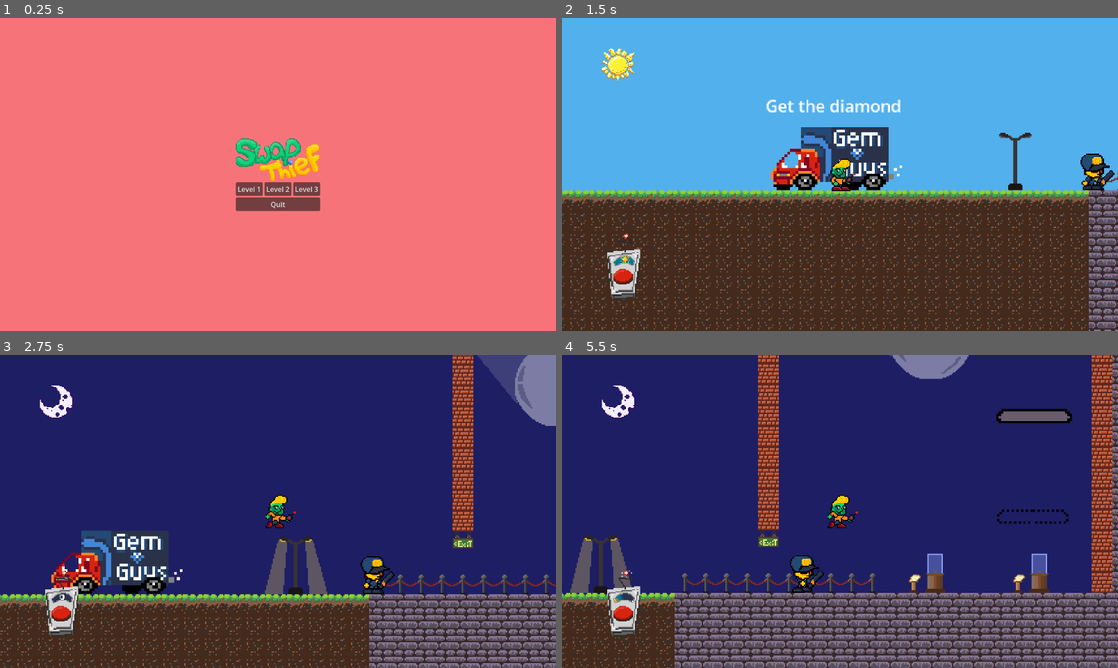
Above: before the commit, frames 1-4 (two rows, left to right).
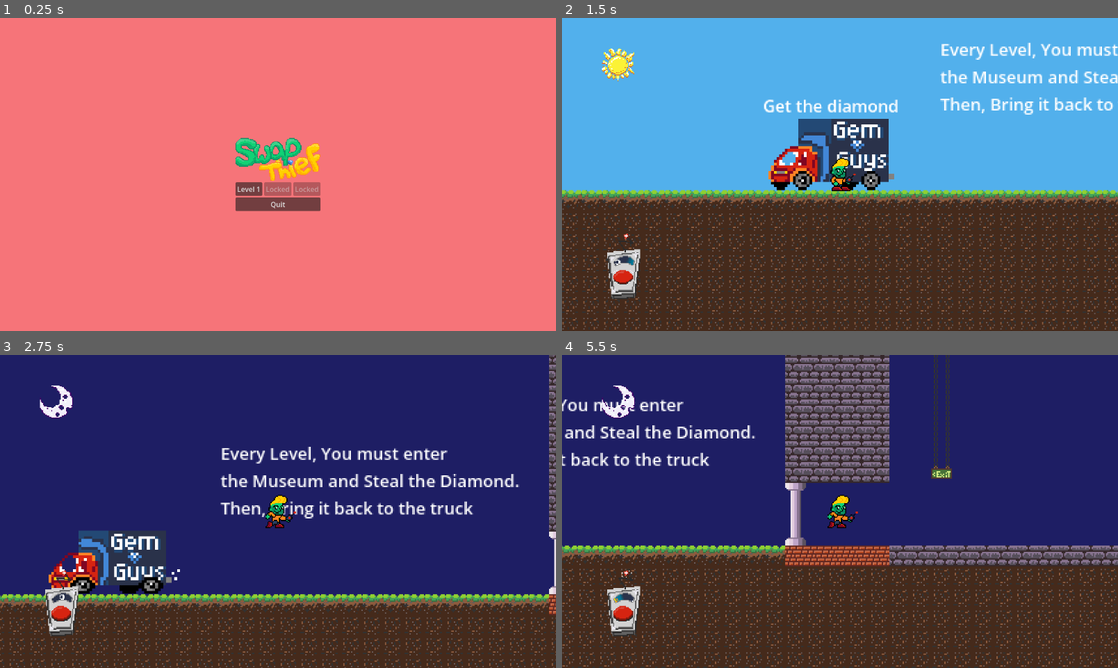
Above: after the commit, the same moments.

Repository: noble-squared/Colorado-Game-Jam
Game: Godot game, scene res://Scenes/main_menu.tscn
The game is run twice, just before and just after one commit, with the same random seed, the same clock (stepped at 60 frames per second) and the same inputs.
Inputs (mouse positions are in pixels of both pictures, inside the frame that each line leads up to):
- Up to frame 1 (0.25 s): no input
- Up to frame 2 (1.5 s): click (840, 190) at 0.5 s, where only the run before the commit has a clickable "Level 2"; click (812, 190) at 1.25 s, where only the run after the commit has a clickable "Level 1"
- Up to frame 3 (2.75 s): hold D (Right) from 2.03 s (still down); tap Space (SwapTime) at 2.1 s; tap W (Jump) at 2.27 s
- Up to frame 4 (5.5 s): tap Space (SwapTime) every 0.75 s from 2.85 to 5.1 s; tap W (Jump) at 3.02, 4.52, 5.27 s; release D (Right) at 3.53 s; hold A (Left) 3.53-4.28 s; hold D (Right) from 4.28 s (still down)

The runs differ from the first frame. In frame 1, 0.9% of the frame differs, in the area x 42-58%, y 38-62%; in frame 2, 15%; in frame 3, 20%; in frame 4, 48%, in the area x 0-100%, y 0-100%.

Commit message:
Implemented level locking system and save/load system

Diff:
--- a/Scripts/Globals.gd
+++ b/Scripts/Globals.gd
@@ -7,6 +7,7 @@
 ]
 
 var current_level = 0
+var highestUnlockedLevel = 0
 
 var sounds: Dictionary[String, Array] = {
 	"lose": ["res://assets/sounds/prison-cell-door.mp3", 0],
@@ -24,6 +25,8 @@
 
 var currSong: String = ""
 
+var debugMode: bool = false
+
 enum States {NIGHT, DAY}
 
 var current_state
@@ -35,6 +38,8 @@
 
 # Called when the node enters the scene tree for the first time.
 func _ready() -> void:
+	if (debugMode):
+		highestUnlockedLevel = len(levels)
 	current_state = States.DAY
 	DaySwapped.emit()
 	for sound in sounds.keys():
@@ -116,3 +121,16 @@
 	if (currSong):
 		loadedMusic[currSong].stop()
 		currSong = ""
+
+func saveGame():
+	if (debugMode): return
+	var save_file = FileAccess.open("user://savegame.txt", FileAccess.WRITE)
+	save_file.store_line(str(highestUnlockedLevel))
+
+func loadGame():
+	if (debugMode): return len(levels)
+	var save_file = FileAccess.open("user://savegame.txt", FileAccess.READ)
+	if (not save_file):
+		highestUnlockedLevel = 0
+	else:
+		highestUnlockedLevel = save_file.get_line().to_int()
--- a/Scripts/level_start_button.gd
+++ b/Scripts/level_start_button.gd
@@ -5,9 +5,13 @@
 
 # Called when the node enters the scene tree for the first time.
 func _ready() -> void:
+	Globals.loadGame()
 	if !level: level = "res://Scenes/main_menu.tscn"
 	else:
 		level = "res://Scenes/levels/" + level + ".tscn"
+	if (levelIndex > Globals.highestUnlockedLevel):
+		disabled = true
+		text = "Locked"
 
 
 func _on_pressed() -> void:
--- a/Scripts/main_menu.gd
+++ b/Scripts/main_menu.gd
@@ -3,6 +3,7 @@
 
 # Called when the node enters the scene tree for the first time.
 func _ready() -> void:
+	Globals.loadGame()
 	Globals.playMusic("main")
 	pass # Replace with function body.
 
--- a/Scripts/win_screen.gd
+++ b/Scripts/win_screen.gd
@@ -6,6 +6,9 @@
 func win():
 	visible = true
 	Globals.playSound("win")
+	if (Globals.highestUnlockedLevel == Globals.current_level):
+		Globals.highestUnlockedLevel += 1
+		Globals.saveGame()
 	get_tree().paused = true
 
 
